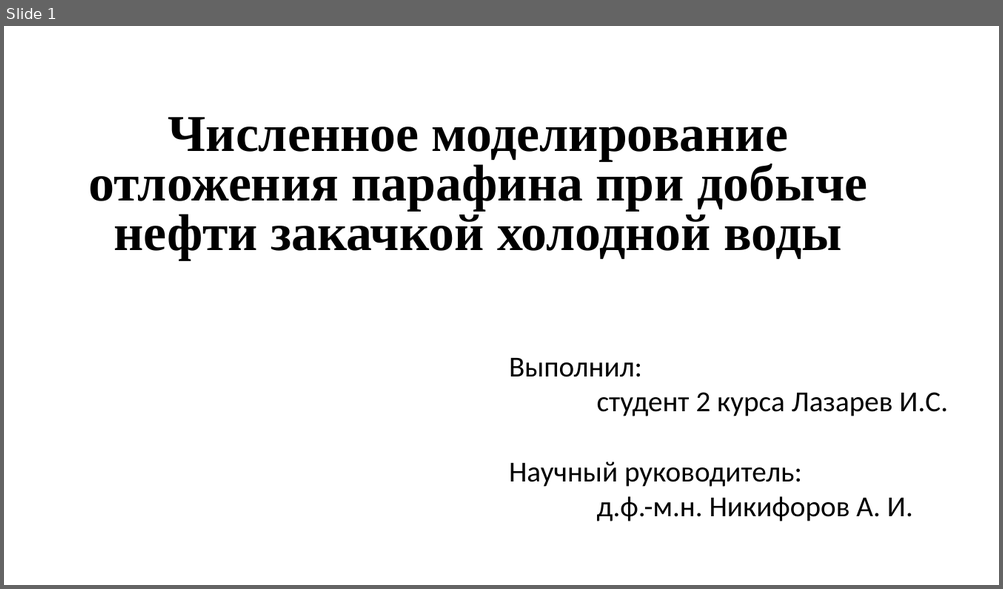
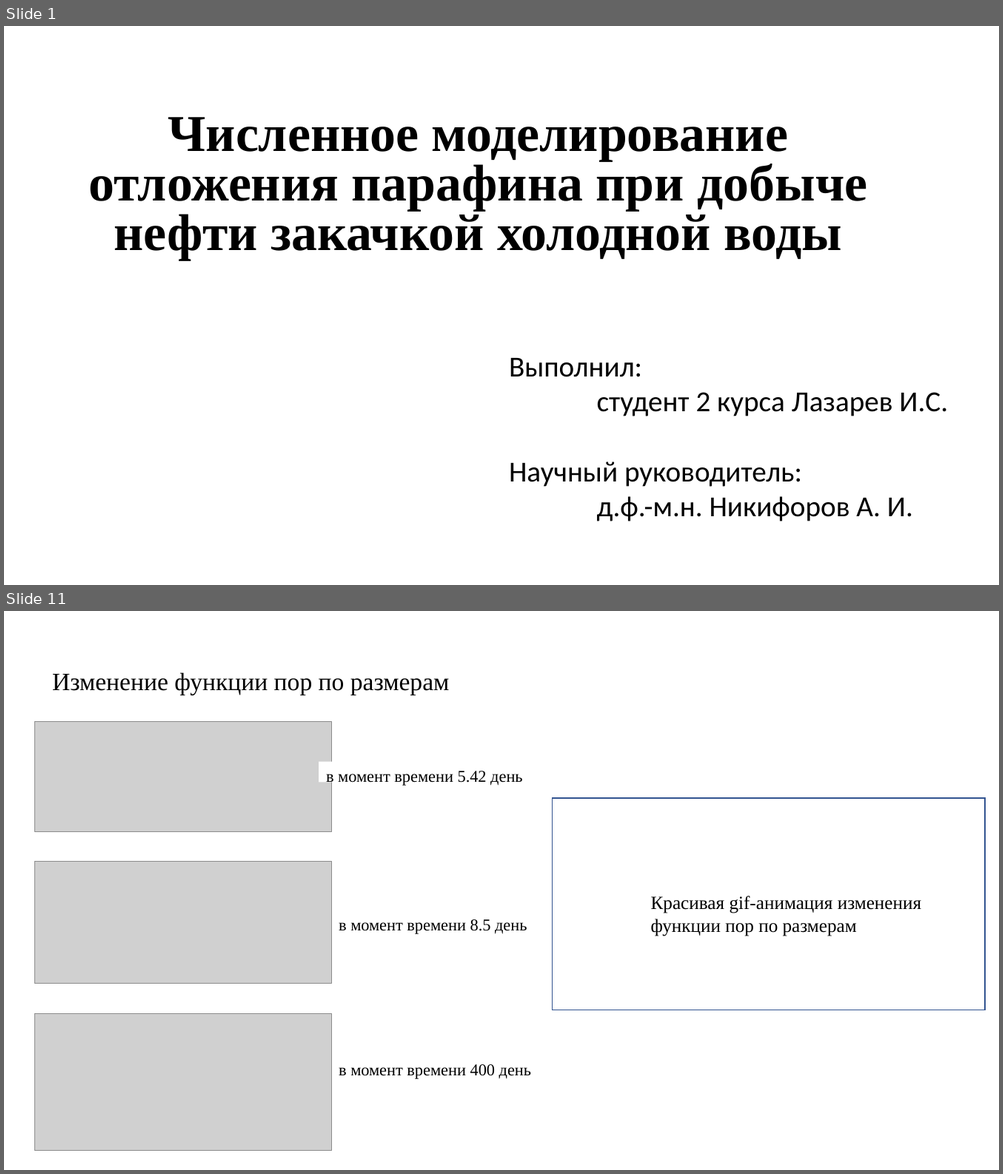
Before and after one commit to 1g0g0r/reservoir-simulator, a slide deck: resources/Лазарев.pptx. Shown one above the other, each under a label of ours: slide 1 before the commit, slides 1 and 11 after it; the slides between them are not shown. The pictures are 1003x589 and 1003x1174 pixels, drawn with LibreOffice and Linux fonts; fonts in the diff are those of the drawing; grey boxes stand for pictures. Boxes give left, top, right and bottom in pixels: in the first picture for what was removed or moved away, otherwise in the second. Text is boxed around its words. In the diff, an @@ line names an element or a change of style, - is before the commit and + after.

```diff
--- a/resources/Лазарев.pptx
+++ b/resources/Лазарев.pptx
@@ slide 11 added at bbox=[4, 611, 999, 1170], background #FFFFFF @@
@@ text added at bbox=[52, 672, 449, 695], 24 pt, text #000000 @@
+Изменение функции пор по размерам
@@ text added at bbox=[326, 771, 522, 786], 16 pt, text #000000 @@
+в момент времени 5.42 день
@@ rectangle added at bbox=[552, 798, 985, 1010], fill #FFFFFF, outline #325491 1 pt @@
@@ text added at bbox=[651, 896, 921, 937], 18 pt, text #000000 @@
+Красивая gif-анимация изменения функции пор по размерам
@@ group added at bbox=[34, 721, 531, 1151]: 3 pictures, 2 texts @@
+в момент времени 8.5 день
+в момент времени 400 день
```
Also in this commit, not shown: 2 slides changed, 7 other slides added, 1 slide removed, 4 other files.
